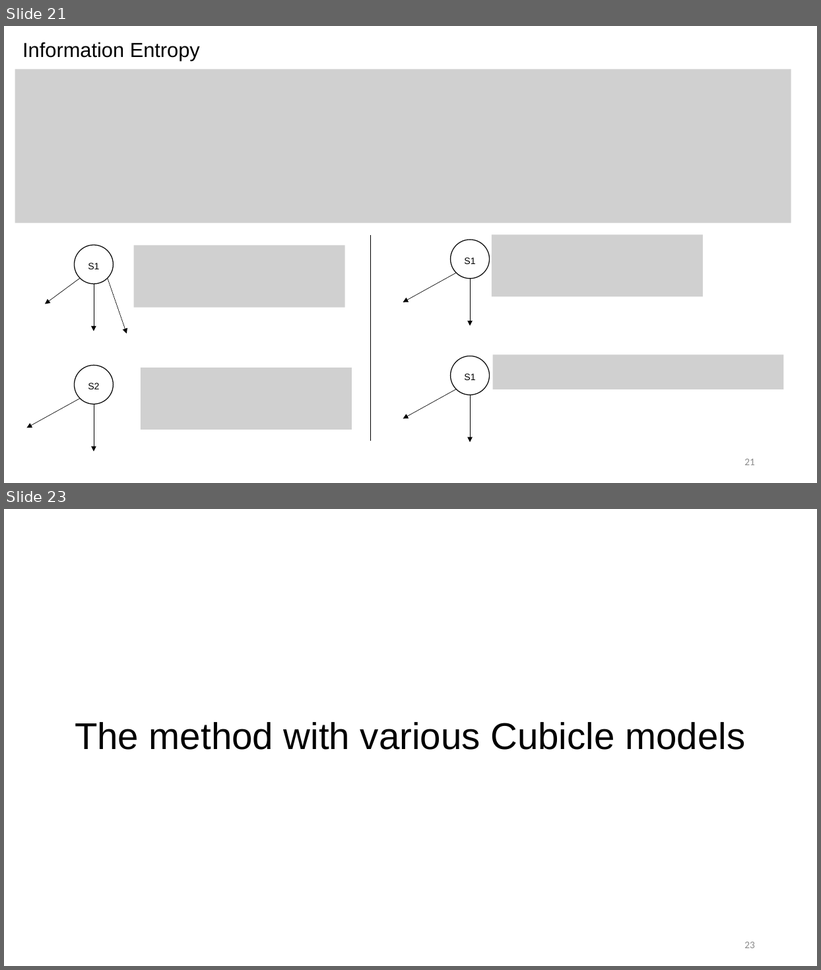
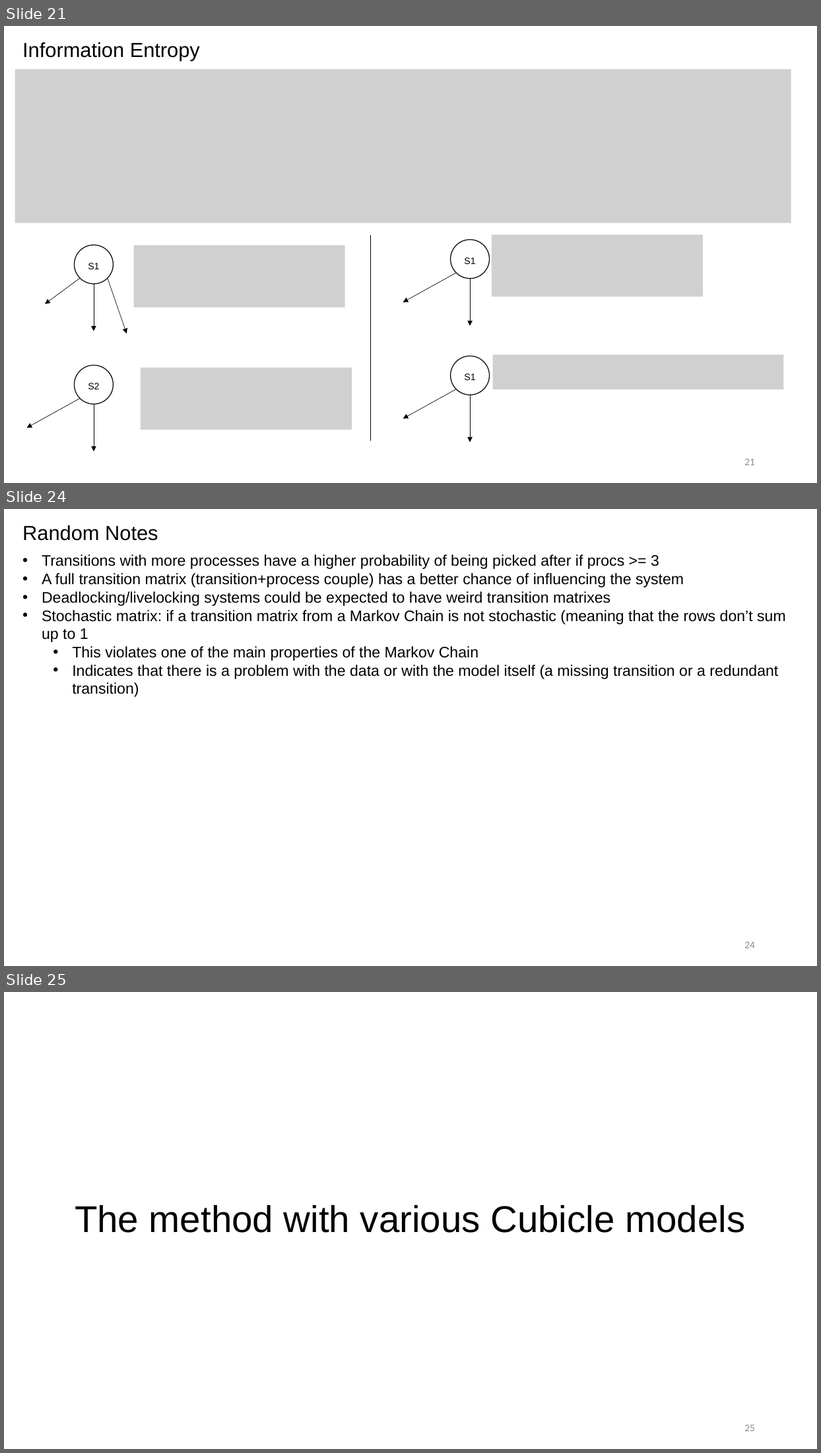
Before and after one commit to cubicle-model-checker/cubicle, a slide deck: mcmc_method.pptx. Shown one above the other, each under a label of ours: slides 21 and 23 before the commit, slides 21, 24 and 25 after it; the slides between them are not shown. The pictures are 821x970 and 821x1453 pixels, drawn with LibreOffice and Linux fonts; fonts in the diff are those of the drawing; grey boxes stand for pictures. Boxes give left, top, right and bottom in pixels: in the first picture for what was removed or moved away, otherwise in the second. Text is boxed around its words. In the diff, an @@ line names an element or a change of style, - is before the commit and + after.

```diff
--- a/mcmc_method.pptx
+++ b/mcmc_method.pptx
@@ slide 24 added at (4,509,817,966), background #FFFFFF @@
@@ text added at (22,525,158,541), 24 pt, text #000000 @@
+Random Notes
@@ text added at (42,555,786,697), 18 pt, text #000000 @@
+• Transitions with more processes have a higher probability of being picked after if procs >= 3
+• A full transition matrix (transition+process couple) has a better chance of influencing the system
+• Deadlocking/livelocking systems could be expected to have weird transition matrixes
+• Stochastic matrix: if a transition matrix from a Markov Chain is not stochastic (meaning that the rows don’t sum up to 1
+  • This violates one of the main properties of the Markov Chain
+  • Indicates that there is a problem with the data or with the model itself (a missing transition or a redundant transition)
@@ page number added at (745,942,755,949), 12 pt, text #8C8C8C @@
+24
@@ what was slide 23 is now slide 25 @@
@@ page number at (745,1425,755,1432): text changed @@
-23
+25
```
Also in this commit, not shown: 3 slides changed, 4 other slides added, 1 other file.
